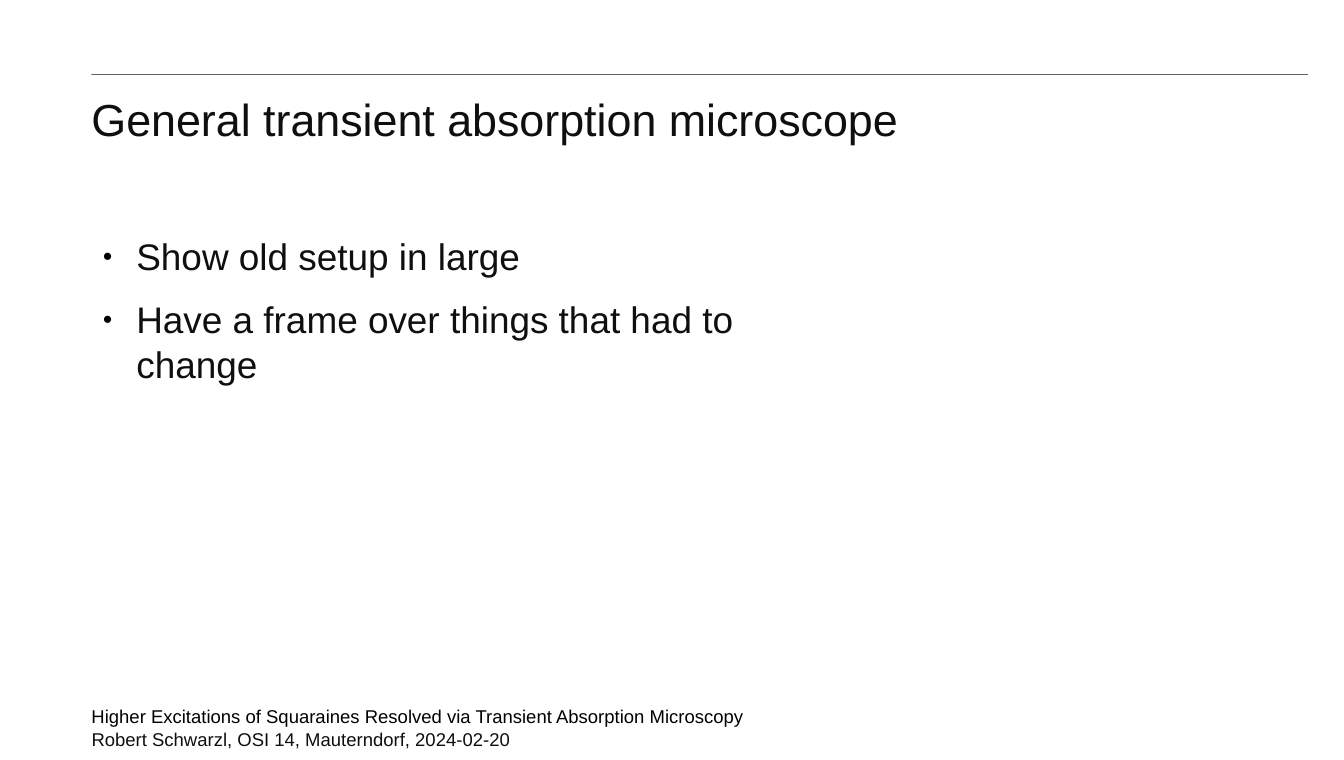
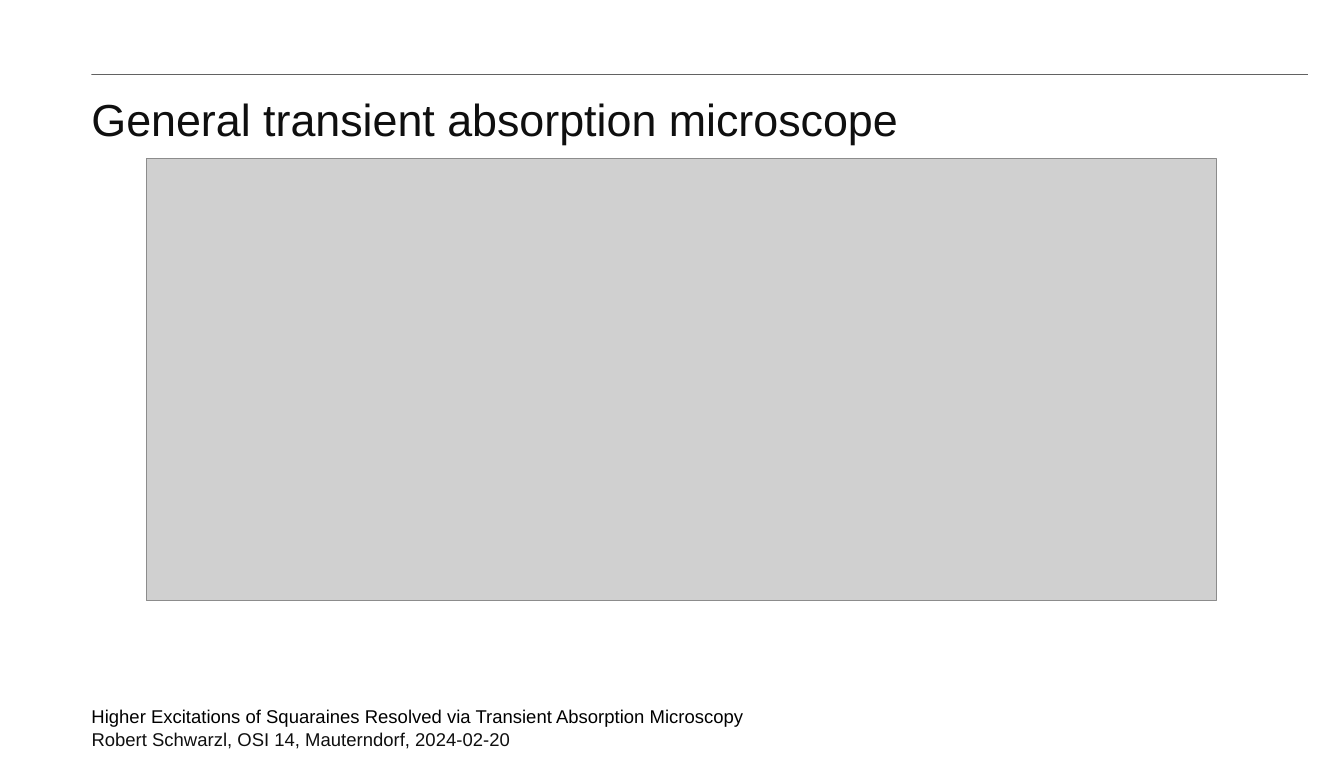
Before and after one commit to MJeindl/MasterProjectAlt, a slide deck: slide 4 of PresentationJeindlSeminar.pptx. Drawn at 1344x760 pixels with LibreOffice and Linux fonts; fonts in the diff are those of the drawing; grey boxes stand for pictures; background and template pictures are left out. Boxes give left, top, right and bottom in pixels: in the first picture for what was removed or moved away, otherwise in the second. Text is boxed around its words. In the diff, an @@ line names an element or a change of style, - is before the commit and + after.

```diff
--- a/PresentationJeindlSeminar.pptx
+++ b/PresentationJeindlSeminar.pptx
@@ picture added at (x1=146, y1=159, x2=1216, y2=600) @@
@@ text removed at (x1=136, y1=243, x2=733, y2=385) @@
-● Show old setup in large
-● Have a frame over things that had to change
```
Also in this commit, not shown: 10 other slides changed, 2 slides added, 1 other file.
